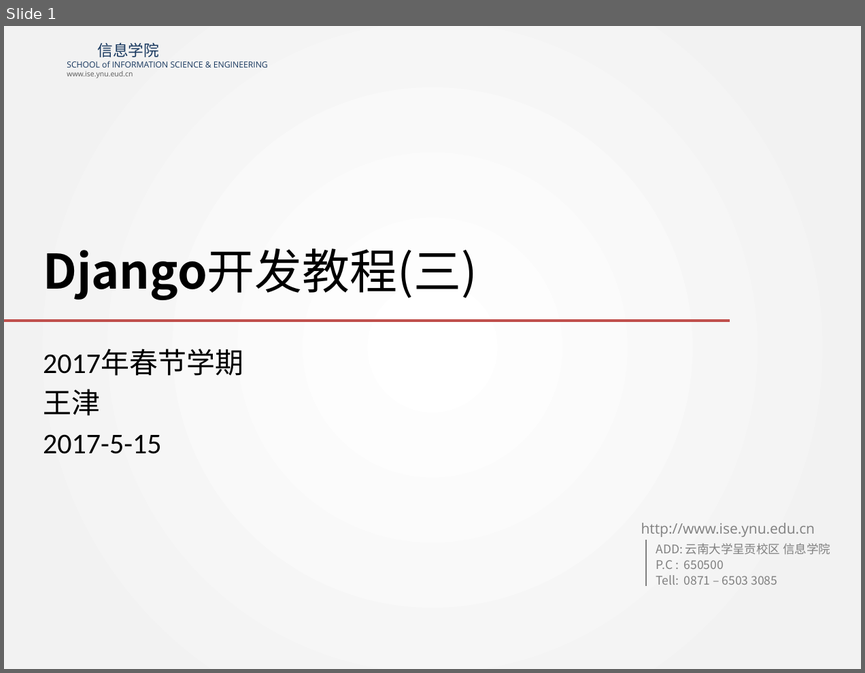
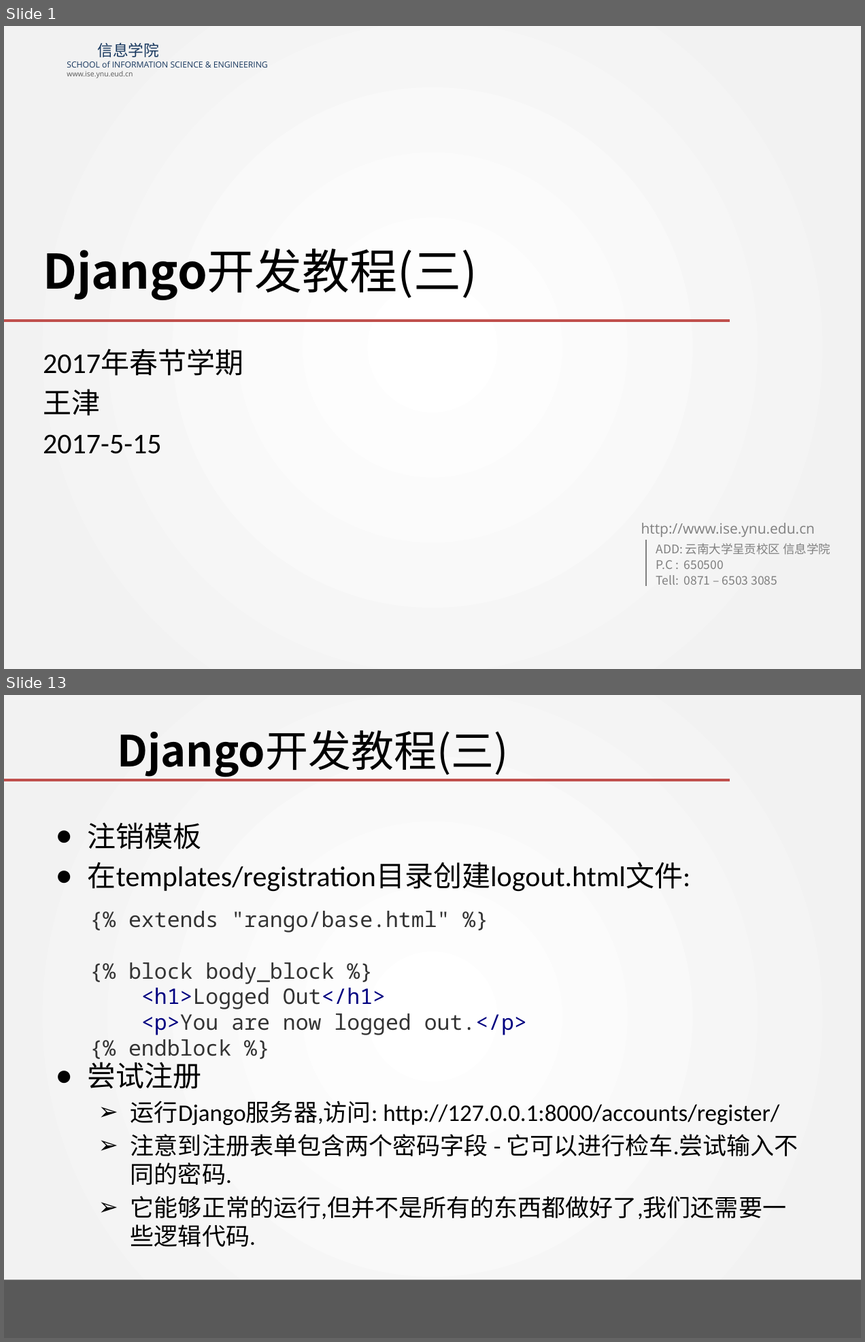
Before and after one commit to wangjin0818/Creative_Experiment, a slide deck: week 10/Tango with Django - III.pptx. Shown one above the other, each under a label of ours: slide 1 before the commit, slides 1 and 13 after it; the slides between them are not shown. The pictures are 865x673 and 865x1342 pixels, drawn with LibreOffice and Linux fonts; fonts in the diff are those of the drawing; background and template pictures are left out. Boxes give left, top, right and bottom in pixels: in the first picture for what was removed or moved away, otherwise in the second. Text is boxed around its words. In the diff, an @@ line names an element or a change of style, - is before the commit and + after.

```diff
--- a/week 10/Tango with Django - III.pptx
+++ b/week 10/Tango with Django - III.pptx
@@ slide 13 added at [4, 695, 861, 1338], background gradient #FFFFFF to #F2F2F2 @@
@@ title added at [117, 730, 508, 777], 36 pt, text #000000 @@
+Django开发教程(三)
@@ line added from (4, 780) to (729, 780), #C0504D 2 pt @@
@@ text added at [88, 822, 798, 1246], 20 pt, text #000000 @@
+● 注销模板
+● 在templates/registration目录创建logout.html文件:
+● 尝试注册
+  ➢ 运行Django服务器,访问: http://127.0.0.1:8000/accounts/register/
+  ➢ 注意到注册表单包含两个密码字段 - 它可以进行检车.尝试输入不同的密码.
+  ➢ 它能够正常的运行,但并不是所有的东西都做好了,我们还需要一些逻辑代码.
@@ text added at [128, 911, 527, 1056], 18 pt, text #333333 @@
+{% extends "rango/base.html" %}
+{% block body_block %}
+<h1>Logged Out</h1>
+<p>You are now logged out.</p>
+{% endblock %}
@@ rectangle added at [4, 1279, 861, 1338], fill #595959 @@
```
Also in this commit, not shown: 2 slides changed, 33 other slides added, 1 slide removed, 4 other files.
